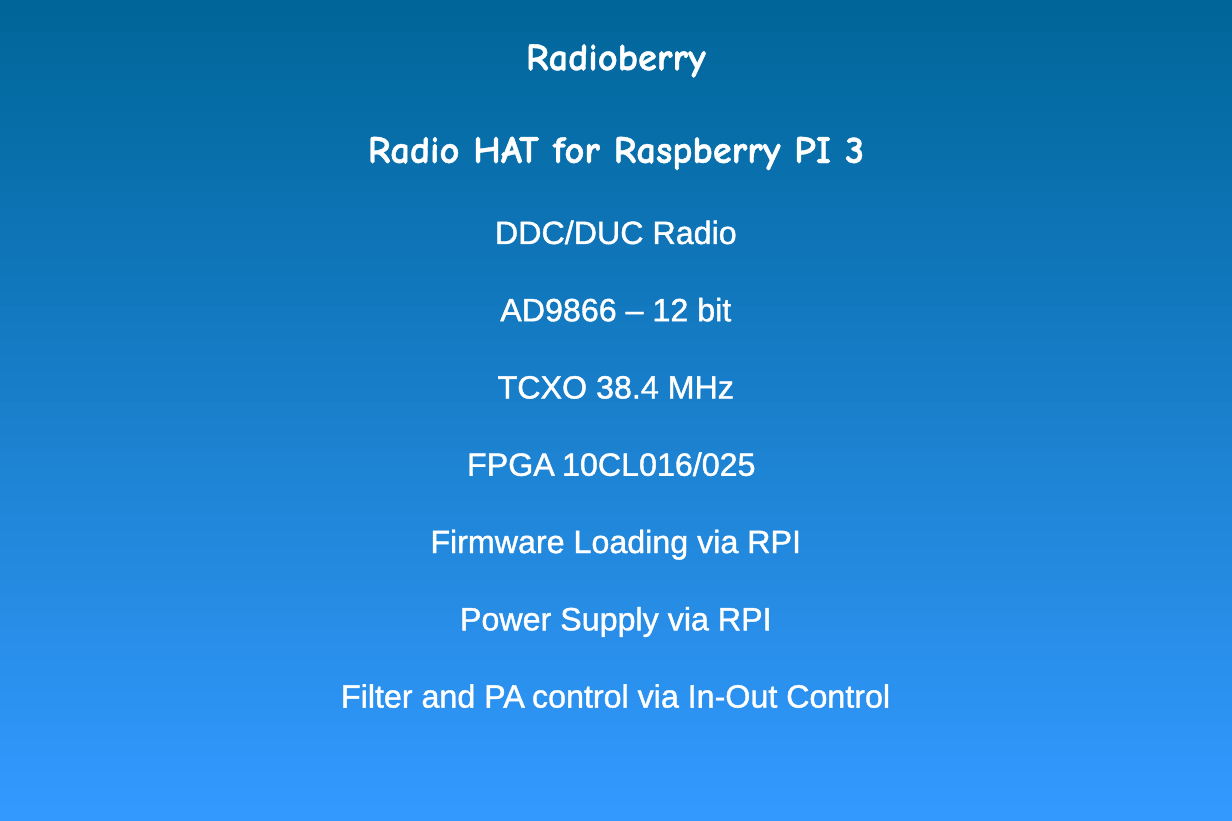
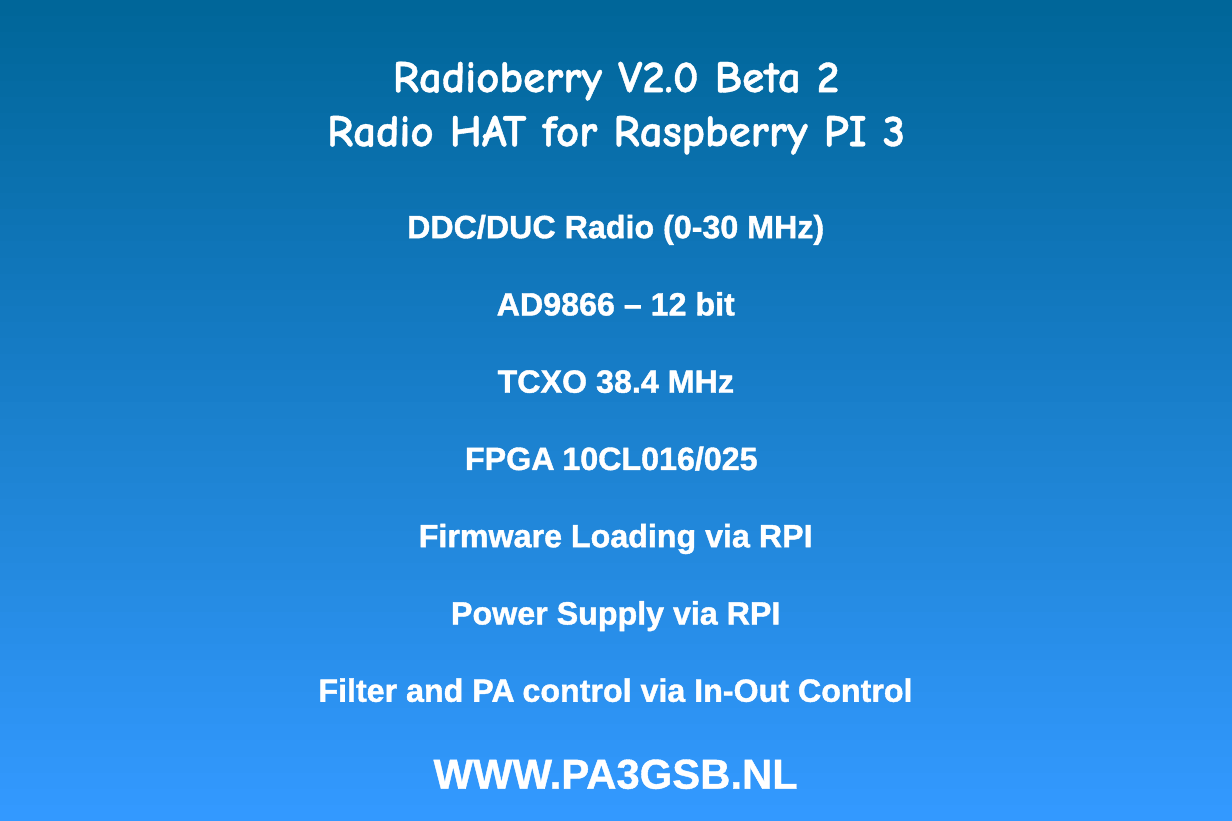
Before and after one commit to pa3gsb/Radioberry-2.x, a slide deck: slide 1 of docs/Radioberry Info.odp. Drawn at 1232x821 pixels with LibreOffice and Linux fonts; fonts in the diff are those of the drawing; background and template pictures are left out. Boxes give left, top, right and bottom in pixels: in the first picture for what was removed or moved away, otherwise in the second. Text is boxed around its words. In the diff, an @@ line names an element or a change of style, - is before the commit and + after.

```diff
--- a/docs/Radioberry Info.odp
+++ b/docs/Radioberry Info.odp
@@ title at (327,61,905,155): text changed; size 24 to 28 pt @@
-Radioberry
-Radio HAT for Raspberry PI 3
+Radioberry V2.0 Beta 2
+Radio HAT for Raspberry PI 3
@@ subtitle "DDC/DUC Radio (0-30 MHz)": place and size @@
-subtitle "DDC/DUC Radio (0-30 MHz)" at (341,220,890,708)
+subtitle "DDC/DUC Radio (0-30 MHz)" at (318,214,912,790)
@@ subtitle at (407,214,824,244): text changed; bold on @@
-DDC/DUC Radio
+DDC/DUC Radio (0-30 MHz)
@@ subtitle at (318,292,912,703): bold on in "AD9866 – 12 bit", "TCXO 38.4 MHz", "FPGA 10CL016/025", "Firmware Loading via RPI" and 2 more places @@
@@ subtitle at (434,759,798,790): paragraph added @@
+WWW.PA3GSB.NL
```
Also in this commit, not shown: 8 other files.
